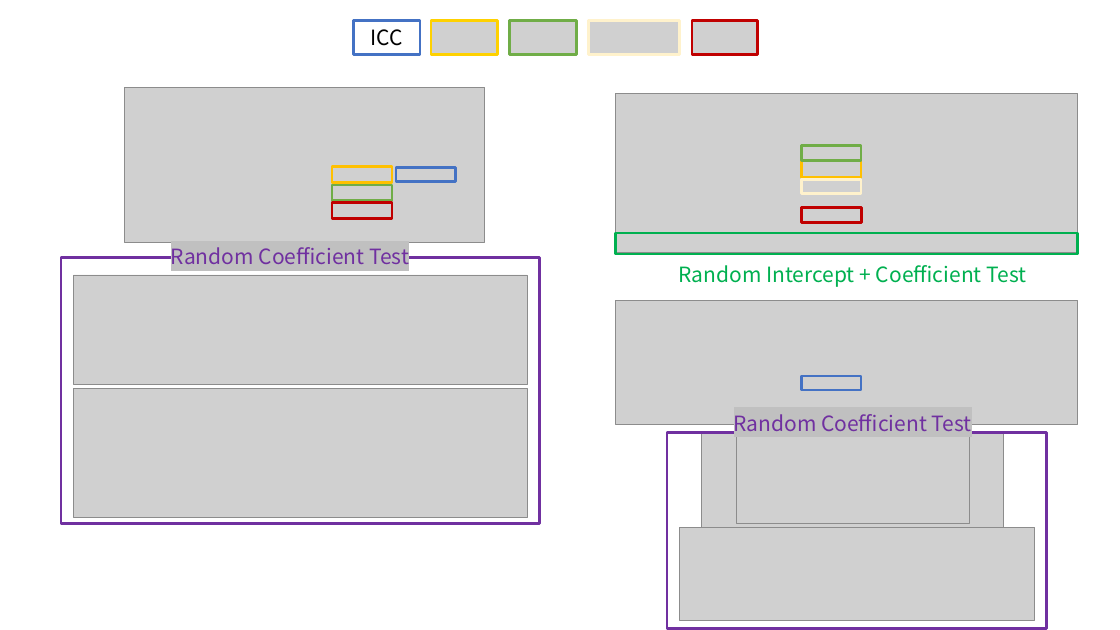
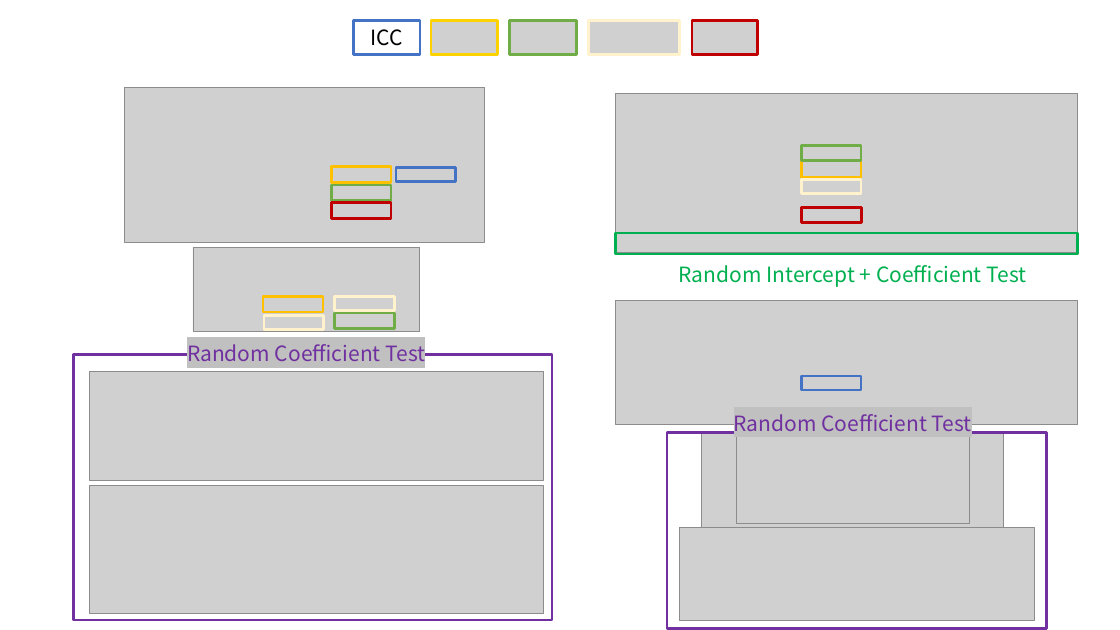
Before and after one commit to SangwonJu/HLM, a slide deck: slide 11 of 그림.pptx. Drawn at 1120x630 pixels with LibreOffice and Linux fonts; fonts in the diff are those of the drawing; grey boxes stand for pictures. Boxes give left, top, right and bottom in pixels: in the first picture for what was removed or moved away, otherwise in the second. Text is boxed around its words. In the diff, an @@ line names an element or a change of style, - is before the commit and + after.

```diff
--- a/그림.pptx
+++ b/그림.pptx
@@ picture added at [193,247,420,331] @@
@@ rectangle added at [263,297,323,313], outline #FFC000 2.25 pt @@
@@ rectangle added at [334,297,394,311], outline #FFF2CC 2.25 pt @@
@@ rectangle added at [264,315,323,329], outline #FFF2CC 2.25 pt @@
@@ rectangle added at [334,313,394,329], outline #70AD47 2.25 pt @@
@@ 2 pictures, 1 text, 1 rectangle: place and size @@
-2 pictures, 1 text, 1 rectangle at [61,247,540,523]
+2 pictures, 1 text, 1 rectangle at [74,344,553,620]
```
Also in this commit, not shown: 7 other files.
